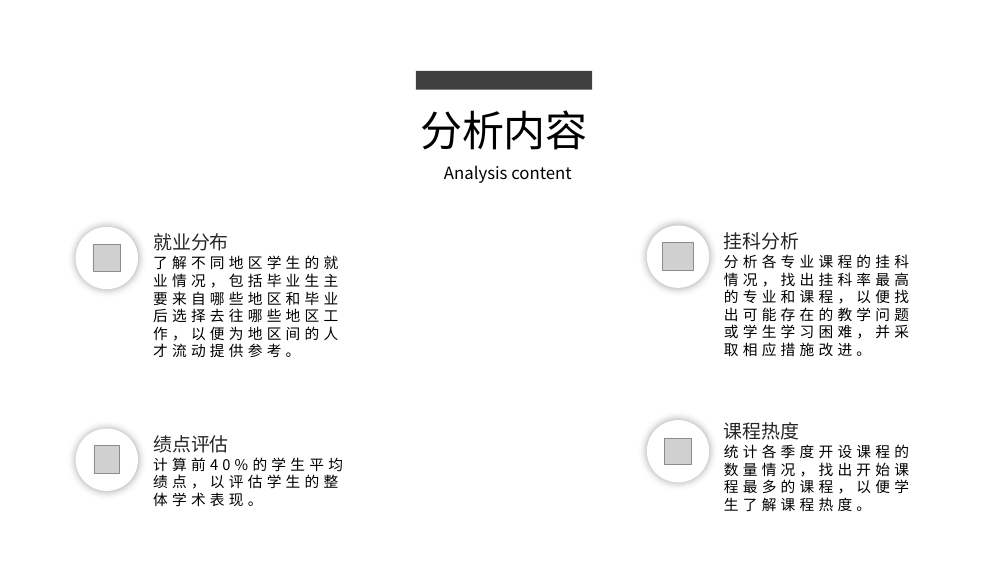
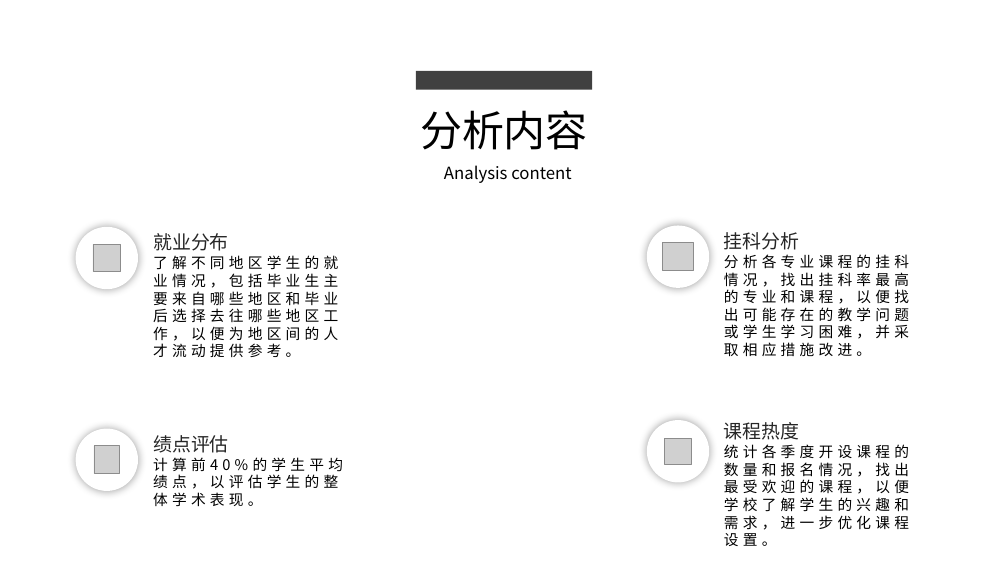
Before and after one commit to 1802024110/School-Assignment, a slide deck: slide 4 of BigData/分析.pptx. Drawn at 1008x567 pixels with LibreOffice and Linux fonts; fonts in the diff are those of the drawing; grey boxes stand for pictures. Boxes give left, top, right and bottom in pixels: in the first picture for what was removed or moved away, otherwise in the second. Text is boxed around its words. In the diff, an @@ line names an element or a change of style, - is before the commit and + after.

```diff
--- a/BigData/分析.pptx
+++ b/BigData/分析.pptx
@@ text at bbox=[724, 444, 909, 546]: text changed @@
-统计各季度开设课程的数量情况，找出开始课程最多的课程，以便学生了解课程热度。
+统计各季度开设课程的数量和报名情况，找出最受欢迎的课程，以便学校了解学生的兴趣和需求，进一步优化课程设置。
```
Also in this commit, not shown: 2 other slides changed, 2 slides added, 2 other files.
